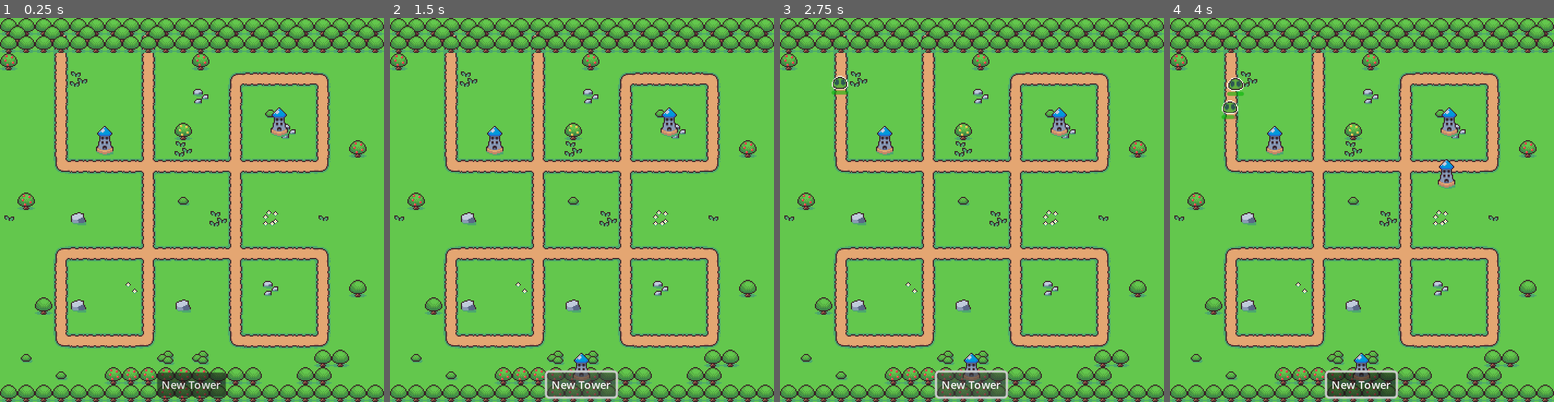
Above: before the commit, frames 1-4 (left to right).
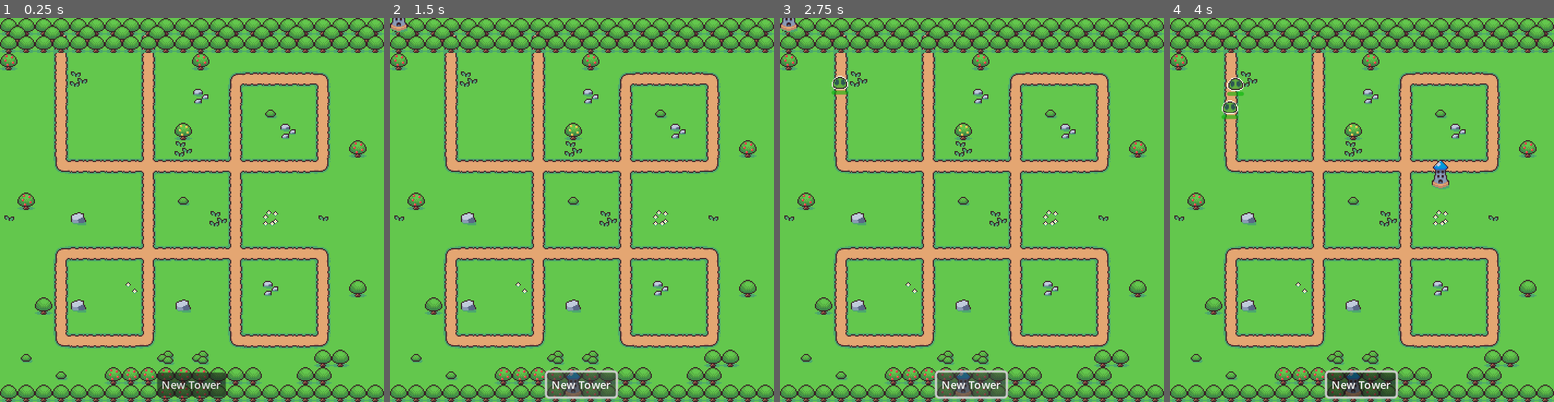
Above: after the commit, the same moments.

Repository: Th1nhNg0/Farm-Defender-Tactics
Game: Godot game, scene res://Scenes/MainScenes/main.tscn
Two runs of this game, one before a commit and one after it. Both use one fixed random seed, a clock stepped at 60 frames per second and the inputs below.
Inputs (mouse positions are in pixels of both pictures, inside the frame that each line leads up to):
- Up to frame 1 (0.25 s): no input
- Up to frame 2 (1.5 s): click "New Tower" at 0.5 s; click "New Tower" at 1.25 s
- Up to frame 3 (2.75 s): click "New Tower" at 2 s
- Up to frame 4 (4 s): move the mouse to (1446, 190) at 2.77 s; click (1446, 190) at 2.92 s; move the mouse to (1285, 229) at 3.52 s; click (1285, 229) at 3.67 s

The runs differ from the first frame. In frame 1, 0.5% of the frame differs, in the area x 25-75%, y 23-36%; in frame 2, 1.0%; in frame 3, 1.0%; in frame 4, 1.2%, in the area x 16-75%, y 23-100%.

Commit message:
Fix tower placement and shooting bug

Diff:
--- a/Scenes/Characters/BaseBullet.tscn
+++ b/Scenes/Characters/BaseBullet.tscn
@@ -7,7 +7,6 @@
 size = Vector2(14, 6)
 
 [node name="RigidBody2D" type="RigidBody2D"]
-y_sort_enabled = true
 collision_layer = 0
 collision_mask = 0
 gravity_scale = 0.0
@@ -24,6 +23,8 @@
 shape = SubResource("RectangleShape2D_6nn0h")
 
 [node name="World01" type="Sprite2D" parent="."]
+z_index = 1
+y_sort_enabled = true
 rotation = 0.785398
 texture = ExtResource("2_5spem")
 hframes = 22
--- a/Scenes/Characters/BaseEnemy.tscn
+++ b/Scenes/Characters/BaseEnemy.tscn
@@ -6,7 +6,6 @@
 [sub_resource type="CircleShape2D" id="CircleShape2D_ltffb"]
 
 [node name="Enemy" type="PathFollow2D"]
-y_sort_enabled = true
 rotates = false
 cubic_interp = false
 loop = false
@@ -33,10 +32,6 @@
 show_percentage = false
 metadata/_edit_use_anchors_ = true
 
-[node name="Enemyes" type="Sprite2D" parent="."]
-hframes = 3
-vframes = 4
-
 [node name="Enemyes2" type="Sprite2D" parent="."]
 position = Vector2(0, -16)
 texture = ExtResource("2_br1su")
--- a/Scenes/Characters/BaseTower.tscn
+++ b/Scenes/Characters/BaseTower.tscn
@@ -9,14 +9,8 @@
 [node name="BaseTower" type="Node2D"]
 script = ExtResource("1_rku4c")
 
-[node name="Sprite" type="Sprite2D" parent="."]
-position = Vector2(0, -16)
-texture = ExtResource("2_2rpjo")
-hframes = 22
-vframes = 5
-frame = 19
-
 [node name="Area2D" type="Area2D" parent="."]
+position = Vector2(8, 15)
 collision_layer = 0
 collision_mask = 16
 
@@ -29,7 +23,14 @@
 autostart = true
 
 [node name="Marker2D" type="Marker2D" parent="."]
-position = Vector2(0, -17)
+position = Vector2(8, -2)
+
+[node name="Sprite" type="Sprite2D" parent="."]
+position = Vector2(8, -1)
+texture = ExtResource("2_2rpjo")
+hframes = 22
+vframes = 5
+frame = 19
 
 [connection signal="area_entered" from="Area2D" to="." method="_on_area_2d_area_entered"]
 [connection signal="area_exited" from="Area2D" to="." method="_on_area_2d_area_exited"]
--- a/Scenes/MainScenes/main.tscn
+++ b/Scenes/MainScenes/main.tscn
@@ -1,8 +1,7 @@
-[gd_scene load_steps=9 format=3 uid="uid://d3f7y5y7fkqe2"]
+[gd_scene load_steps=8 format=3 uid="uid://d3f7y5y7fkqe2"]
 
 [ext_resource type="Script" path="res://Scripts/main.gd" id="1_4u68o"]
 [ext_resource type="PackedScene" uid="uid://cmg7cphve3vqm" path="res://Scenes/UI/UI.tscn" id="1_vnkuy"]
-[ext_resource type="PackedScene" uid="uid://b4r2kv38r4lo5" path="res://Scenes/Characters/BaseTower.tscn" id="2_agfyc"]
 [ext_resource type="Script" path="res://Scripts/MonsterSpawner.gd" id="2_lru8d"]
 [ext_resource type="Texture2D" uid="uid://co2086ke5dlwr" path="res://Assets/Tower_defense_asset_ pack/Base Tileset/world 01.png" id="3_7suyo"]
 
@@ -317,12 +316,14 @@
 point_count = 12
 
 [node name="Main" type="Node2D"]
+y_sort_enabled = true
 script = ExtResource("1_4u68o")
 
 [node name="UI" parent="." node_paths=PackedStringArray("GAME_SCENCE") instance=ExtResource("1_vnkuy")]
 GAME_SCENCE = NodePath("..")
 
 [node name="TileMap" type="TileMap" parent="."]
+z_index = -1
 y_sort_enabled = true
 position = Vector2(0, 16)
 tile_set = SubResource("TileSet_j6mx4")
@@ -338,29 +339,18 @@
 layer_1/z_index = 0
 layer_1/tile_data = PackedInt32Array(393226, 393216, 3, 655360, 393216, 4, 131076, 393216, 3, 655372, 393216, 3, 655378 …(1851 unchanged characters)…
 
-[node name="Towers" type="Node" parent="."]
-
-[node name="BaseTower" parent="Towers" instance=ExtResource("2_agfyc")]
+[node name="EnemyPath" type="Path2D" parent="."]
 y_sort_enabled = true
-position = Vector2(96, 128)
-reload_time = 1.0
-bullet_speed = 50
-bullet_damage = 5
-
-[node name="BaseTower2" parent="Towers" instance=ExtResource("2_agfyc")]
-y_sort_enabled = true
-position = Vector2(256, 111)
-bullet_speed = 80
-bullet_damage = 5
-
-[node name="Path" type="Path2D" parent="."]
 position = Vector2(2.25806, 5)
 scale = Vector2(0.959677, 0.895833)
 curve = SubResource("Curve2D_c80mg")
 
+[node name="Towers" type="Node2D" parent="."]
+y_sort_enabled = true
+
 [node name="MonsterSpawner" type="Node" parent="." node_paths=PackedStringArray("Track")]
 script = ExtResource("2_lru8d")
-Track = NodePath("../Path")
+Track = NodePath("../EnemyPath")
 
 [node name="Timer" type="Timer" parent="MonsterSpawner"]
 wait_time = 1.5
--- a/Scripts/BaseTower.gd
+++ b/Scripts/BaseTower.gd
@@ -1,15 +1,17 @@
 class_name BaseTower
 extends Node2D
 
-@export var reload_time:float = 0.5
-@export var bullet_speed:int = 10
-@export var bullet_damage:int = 10
+@export var reload_time:float = 1
+@export var bullet_speed:int = 60
+@export var bullet_damage:int = 5
 
 @onready var timer = $Timer
 @onready var marker_2d = $Marker2D
 
 var BULLET = preload("res://Scenes/Characters/BaseBullet.tscn")
 var enemies:Array[PathFollow2D]=[]
+var can_shoot = true
+
 
 func _ready():
 	timer.wait_time = reload_time
@@ -37,6 +39,8 @@
 	return leader
 
 func _on_timer_timeout():
+	if not can_shoot:
+		return
 	var enemy=get_enemy_with_highest_progress_ratio()
 	if enemy:
 		var new_bullet=BULLET.instantiate()
--- a/Scripts/main.gd
+++ b/Scripts/main.gd
@@ -2,22 +2,15 @@
 extends Node2D
 
 var TOWER = preload("res://Scenes/Characters/BaseTower.tscn")
-
 var build_mode = false
 var temp_tower:BaseTower
-
-func _ready() -> void:
-	pass # Replace with function body.
-
-
-func _process(delta: float) -> void:
-	pass
 
 func active_build_mode():
 	if build_mode:
 		return
 	build_mode = true
 	temp_tower = TOWER.instantiate() as BaseTower
+	temp_tower.can_shoot=false
 	add_child(temp_tower)
 
 func deactivate_build_mode():
@@ -27,11 +20,14 @@
 	if not build_mode or not temp_tower:
 		return
 	if event is InputEventMouseMotion:
-		temp_tower.global_position = event.position
+		var tile_position = $TileMap.local_to_map(event.position)
+		print(tile_position,$TileMap.map_to_local(tile_position)-Vector2(16,16))
+		temp_tower.position = $TileMap.map_to_local(tile_position)-Vector2(8,8)
 	if event is InputEventMouseButton:
 		if event.pressed:
 			if event.button_index==1:
-				print("Place")
+				temp_tower.reparent($Towers)
+				temp_tower.can_shoot=true
 			if event.button_index==2:
-				print('cancel')
+				temp_tower.queue_free()
 			build_mode=false
